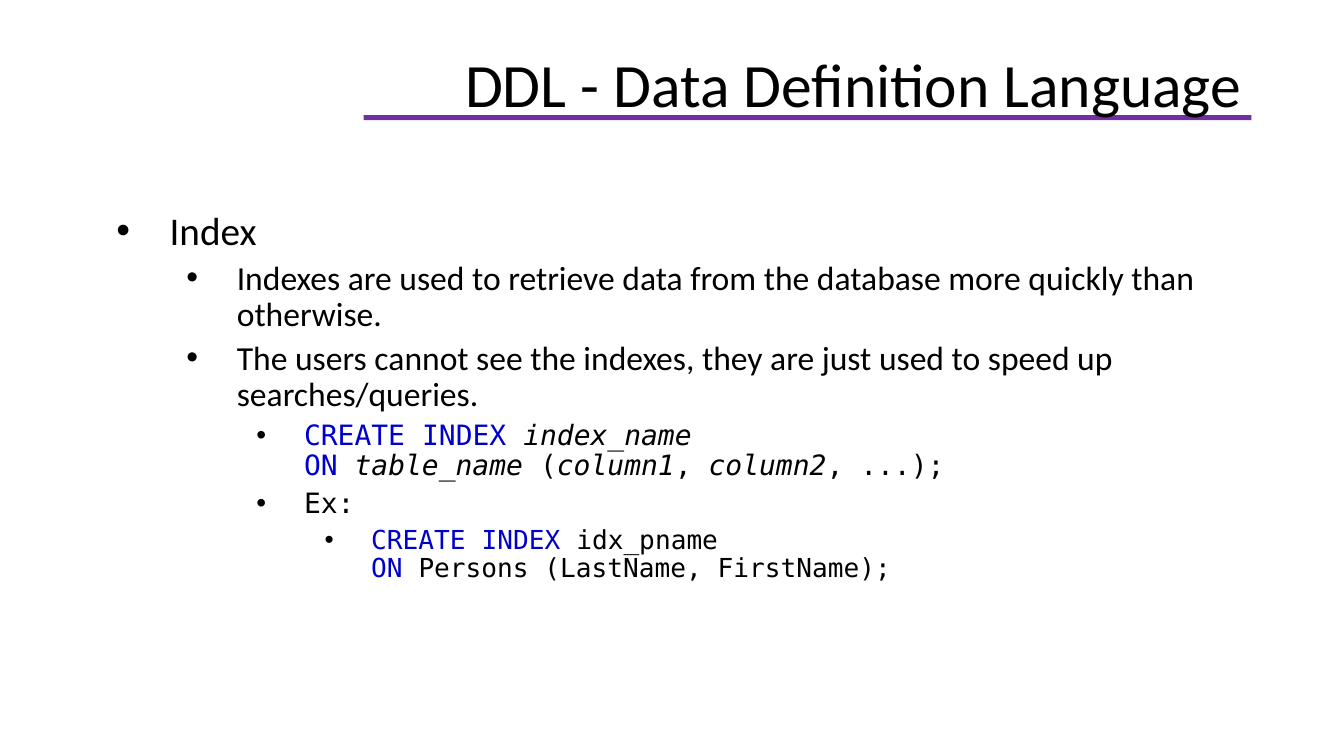
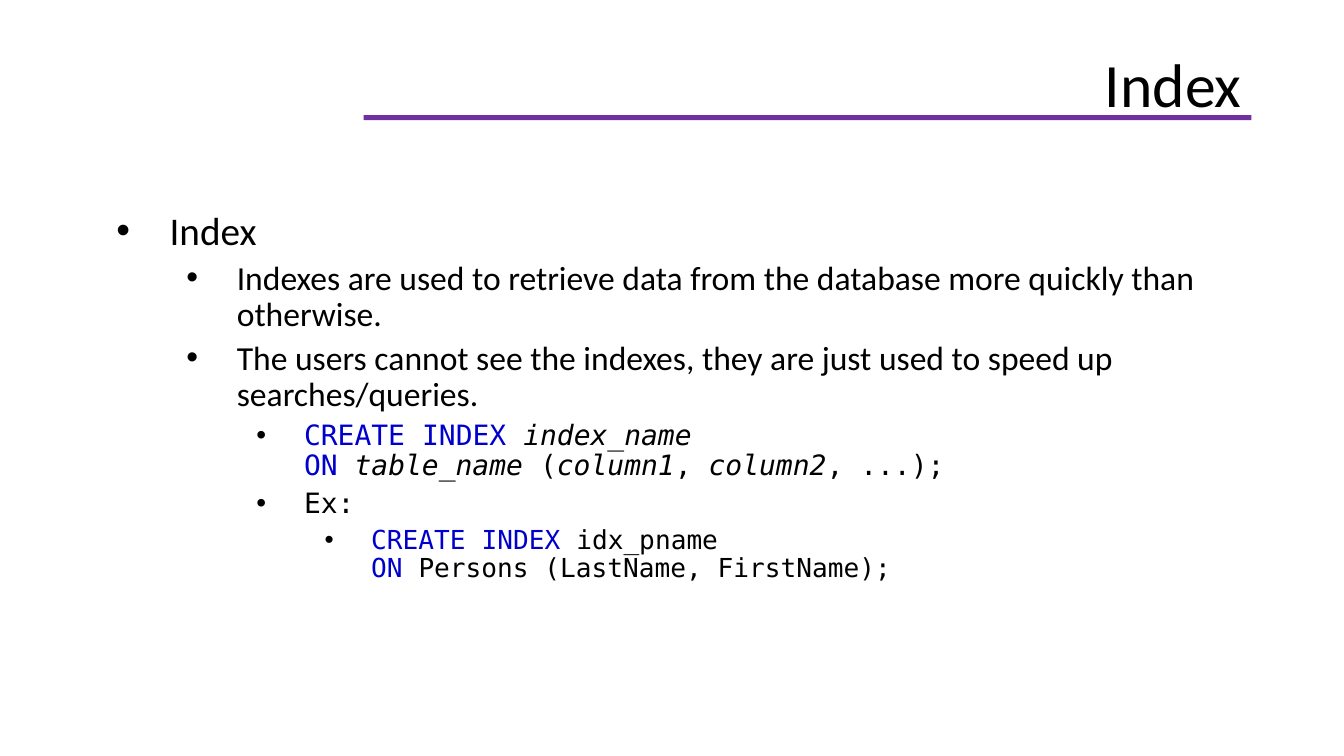
Before and after one commit to helenhash/database-training, a slide deck: slide 21 of database.pptx (slide 13 before the commit). Drawn at 1344x756 pixels with LibreOffice and Linux fonts; fonts in the diff are those of the drawing; background and template pictures are left out. Boxes give left, top, right and bottom in pixels: in the first picture for what was removed or moved away, otherwise in the second. Text is boxed around its words. In the diff, an @@ line names an element or a change of style, - is before the commit and + after.

```diff
--- a/database.pptx
+++ b/database.pptx
@@ title at (x1=1105, y1=64, x2=1242, y2=120): text changed @@
-DDL - Data Definition Language
+Index
```
Also in this commit, not shown: 6 other slides changed, 12 slides added, 9 other files.
